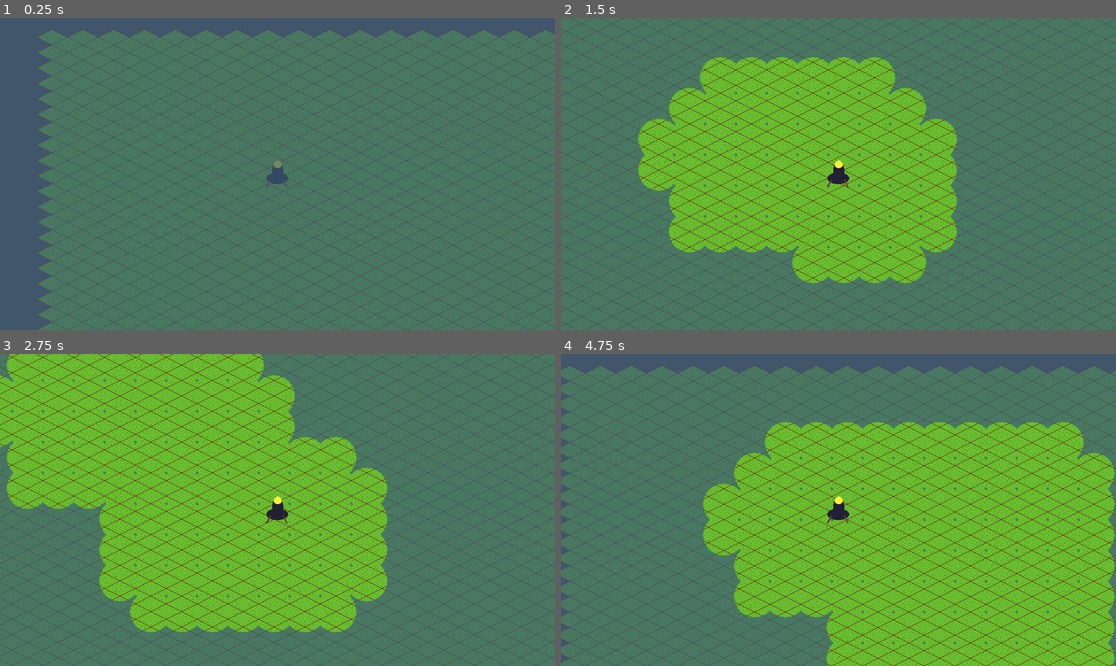
Above: before the commit, frames 1-4 (two rows, left to right).
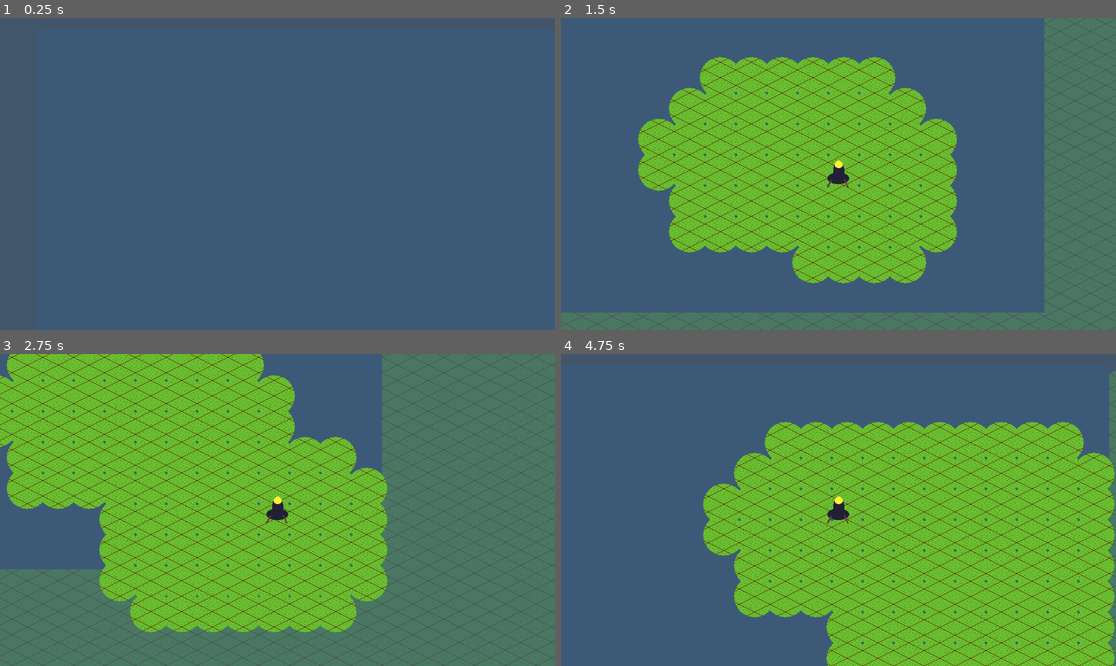
Above: after the commit, the same moments.

Repository: emersonh16/drifterz
Game: Godot game, scene res://src/world.tscn
The game is run twice, just before and just after one commit, with the same random seed, the same clock (stepped at 60 frames per second) and the same inputs.
Inputs:
- Up to frame 1 (0.25 s): no input
- Up to frame 2 (1.5 s): tap Enter at 0.5 s; hold Right (ui_right) 0.53-1.28 s; hold Down (ui_down) from 1.28 s (still down)
- Up to frame 3 (2.75 s): release Down (ui_down) at 2.03 s; hold Right (ui_right) from 2.03 s (still down)
- Up to frame 4 (4.75 s): release Right (ui_right) at 2.78 s; hold W (ui_up) 2.78-3.53 s; hold Left (ui_left) from 3.53 s (still down)

The runs differ from the first frame. In frame 1, 86% of the frame differs, in the area x 6-100%, y 3-100%; in frame 2, 49%; in frame 3, 9.4%; in frame 4, 44%.

Commit message:
we build

Diff:
--- a/src/world.tscn
+++ b/src/world.tscn
@@ -18,7 +18,7 @@
 sources/0 = SubResource("TileSetAtlasSource_0qwtu")
 
 [sub_resource type="ViewportTexture" id="ViewportTexture_usxdn"]
-viewport_path = NodePath("fogmask")
+viewport_path = NodePath("FogMask")
 
 [sub_resource type="ShaderMaterial" id="ShaderMaterial_jvefd"]
 resource_local_to_scene = true
@@ -45,12 +45,20 @@
 grow_vertical = 2
 color = Color(0.23529412, 0.3529412, 0.47058824, 1)
 
-[node name="fogmask" type="SubViewport" parent="."]
+[node name="FogMask" type="SubViewport" parent="."]
 size = Vector2i(1152, 648)
 render_target_update_mode = 4
 
-[node name="MaskCamera" type="Camera2D" parent="fogmask"]
+[node name="FogMaskColorRect" type="ColorRect" parent="FogMask"]
+anchors_preset = 15
+anchor_right = 1.0
+anchor_bottom = 1.0
+grow_horizontal = 2
+grow_vertical = 2
+color = Color(0, 0, 0, 1)
+
+[node name="MaskCamera" type="Camera2D" parent="FogMask"]
 script = ExtResource("4_t101k")
 
-[node name="FogPainter" type="Node2D" parent="fogmask"]
+[node name="FogPainter" type="Node2D" parent="FogMask"]
 script = ExtResource("5_36ipd")
